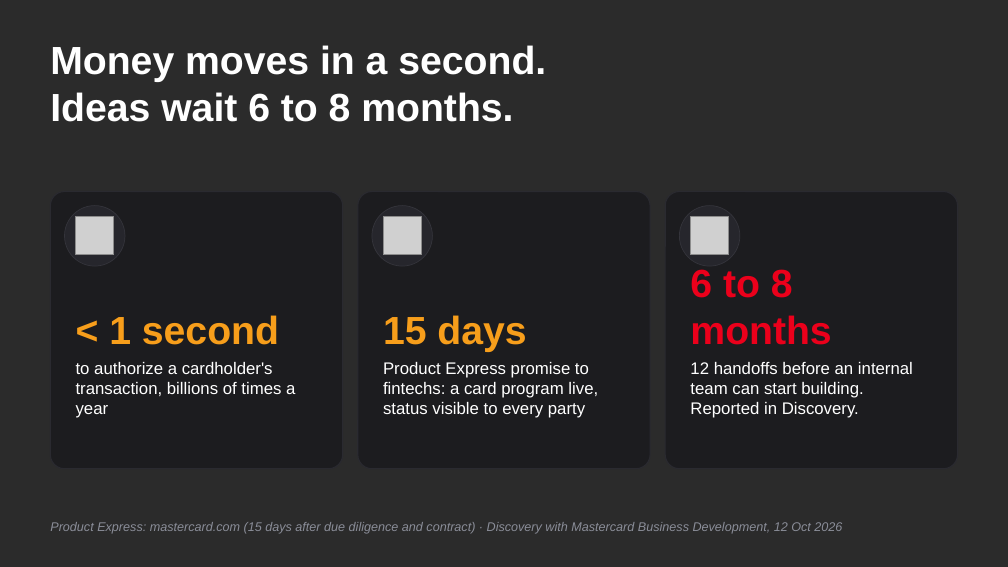
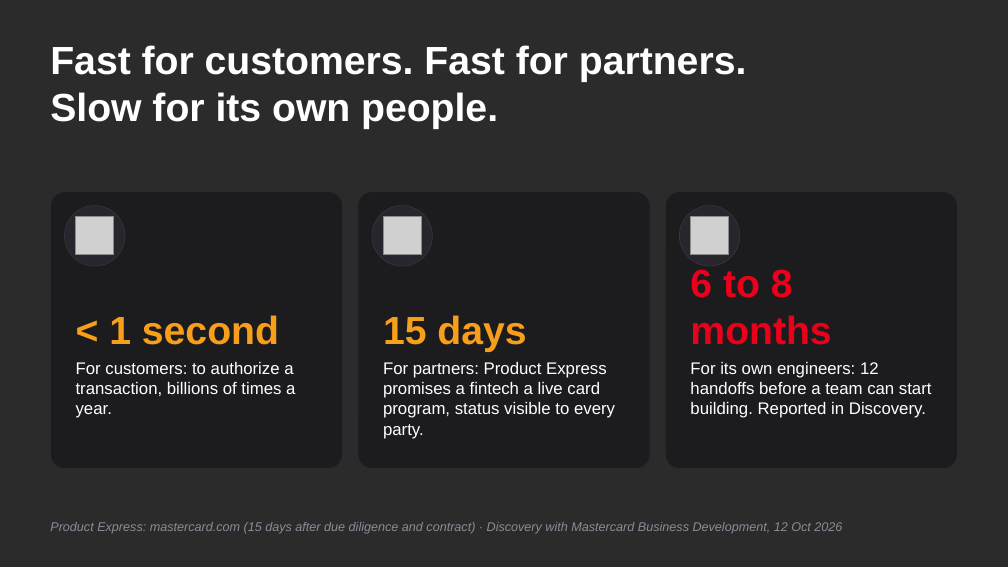
Before and after one commit to Melody2618/Garden_gate, a slide deck: slide 3 of docs/LaunchGate-Pitch-v2.pptx. Drawn at 1008x567 pixels with LibreOffice and Linux fonts; fonts in the diff are those of the drawing; grey boxes stand for pictures; background and template pictures are left out; a plain dark background stands for a picture behind light text. Boxes give left, top, right and bottom in pixels: in the first picture for what was removed or moved away, otherwise in the second. Text is boxed around its words. In the diff, an @@ line names an element or a change of style, - is before the commit and + after.

```diff
--- a/docs/LaunchGate-Pitch-v2.pptx
+++ b/docs/LaunchGate-Pitch-v2.pptx
@@ text at (50, 45, 747, 129): text changed @@
-Money moves in a second.
-Ideas wait 6 to 8 months.
+Fast for customers. Fast for partners.
+Slow for its own people.
@@ text at (76, 362, 295, 418): text changed @@
-to authorize a cardholder's transaction, billions of times a year
+For customers: to authorize a transaction, billions of times a year.
@@ text at (383, 362, 615, 439): text changed @@
-Product Express promise to fintechs: a card program live, status visible to every party
+For partners: Product Express promises a fintech a live card program, status visible to every party.
@@ text at (690, 362, 932, 418): text changed @@
-12 handoffs before an internal team can start building. Reported in Discovery.
+For its own engineers: 12 handoffs before a team can start building. Reported in Discovery.
```
Also in this commit, not shown: 1 other slide changed, 1 other file.
